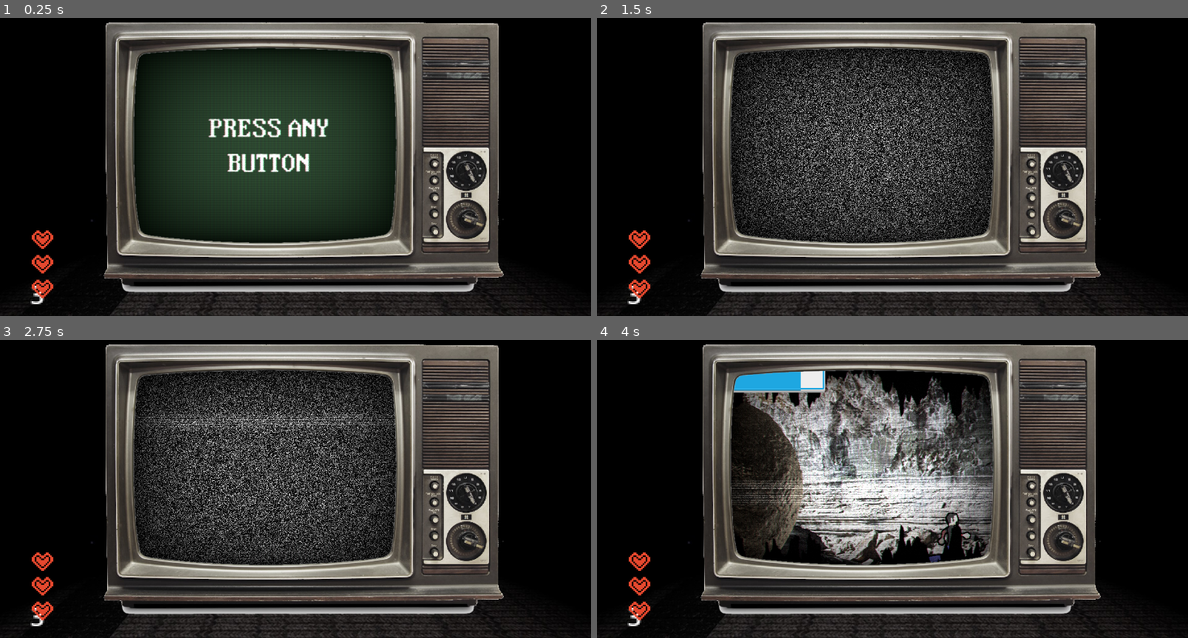
Above: before the commit, frames 1-4 (two rows, left to right).
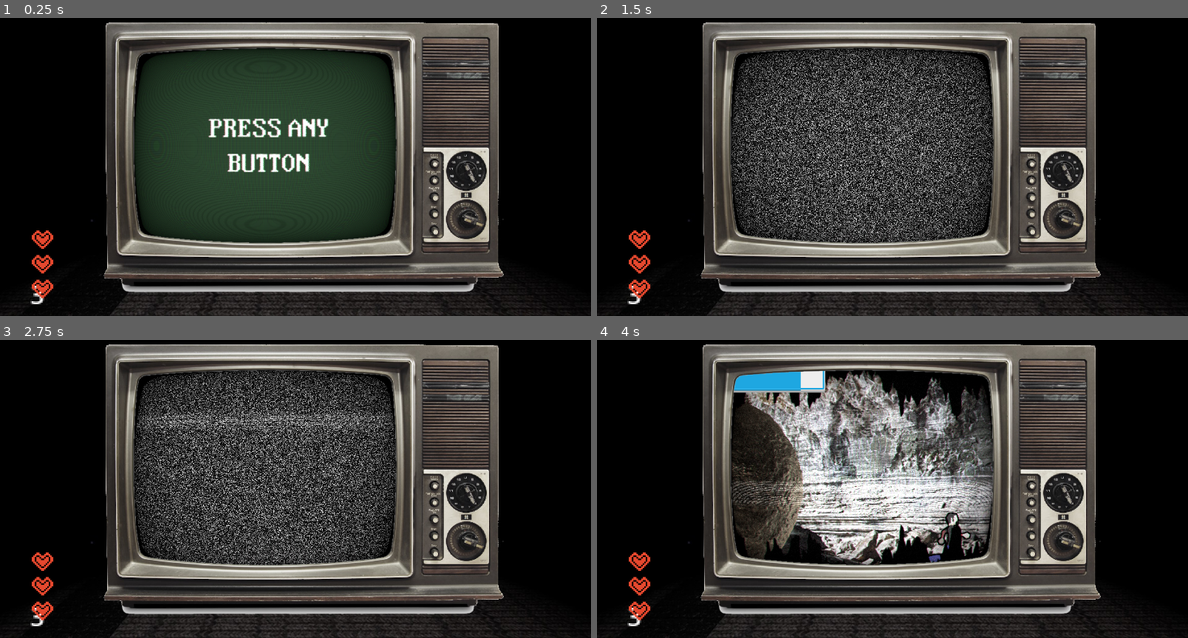
Above: after the commit, the same moments.

Repository: Dynamic-Weather-Systems/MoonWare
Game: Godot game, scene res://scenes/main_scene.tscn
The game is run twice, just before and just after one commit, with the same random seed, the same clock (stepped at 60 frames per second) and the same inputs.
Inputs (mouse positions are in pixels of both pictures, inside the frame that each line leads up to):
- Up to frame 1 (0.25 s): no input
- Up to frame 2 (1.5 s): tap Enter at 0.5 s; move the mouse to (1022, 134) at 0.52 s; press the mouse at (1022, 134) at 0.53 s; move the mouse to (774, 167) at 1.27 s; release the mouse at (774, 167) at 1.28 s; click (774, 167) at 1.35 s
- Up to frame 3 (2.75 s): click "> PLAY" at 2 s
- Up to frame 4 (4 s): move the mouse to (951, 399) at 2.77 s; press the mouse at (951, 399) at 2.78 s; move the mouse to (862, 539) at 3.52 s; release the mouse at (862, 539) at 3.53 s; click (862, 539) at 3.6 s

The runs differ from the first frame. In frame 1, 0.2% of the frame differs, in the area x 23-67%, y 11-75%; in frame 2, 18%; in frame 3, 18%, in the area x 22-68%, y 10-76%; in frame 4, 8.0%.

Commit message:
CRT Crackle Effects
- Added Screen Wobble Params into VHS Shader
- Crackle, CRT Startup sound effects

Diff:
--- a/moonware/Assets/Shaders/vhs_shader.gdshader
+++ b/moonware/Assets/Shaders/vhs_shader.gdshader
@@ -41,6 +41,14 @@
 uniform float vignette_intensity = 0.4; // Size of the vignette, how far towards the middle it should go.
 uniform float vignette_opacity : hint_range(0.0, 1.0) = 0.5;
 
+
+uniform bool wobble = true; // Toggle the wobble effect
+uniform float wobble_speed : hint_range(0.0, 20.0) = 6.0; // Speed of the wobble wave
+uniform float wobble_strength : hint_range(0.0, 1) = 0.03; // Intensity of the displacement
+uniform float wobble_frequency : hint_range(0.0, 30.0) = 10.0; // Number of sine cycles across the screen
+
+
+
 // Used by the noise functin to generate a pseudo random value between 0.0 and 1.0
 vec2 random(vec2 uv){
     uv = vec2( dot(uv, vec2(127.1,311.7) ),
@@ -91,6 +99,16 @@
 void fragment()
 {
 	vec2 uv = overlay ? warp(SCREEN_UV) : warp(UV); // Warp the uv. uv will be used in most cases instead of UV to keep the warping
+	if (wobble) {
+		float wobble_offset = sin(uv.y * wobble_frequency + TIME * wobble_speed) * wobble_strength * (uv.x-0.5);
+		if (uv.x < 0.5) {
+			uv.x += abs(wobble_offset);
+		} else {
+			uv.x -= abs(wobble_offset);
+		}
+
+	}
+
 	vec2 text_uv = uv;
 	vec2 roll_uv = vec2(0.0);
 	float time = roll ? TIME : 0.0;
--- a/moonware/scenes/main_menu_ui.tscn
+++ b/moonware/scenes/main_menu_ui.tscn
@@ -30,7 +30,6 @@
 
 [node name="MainMenuPage" type="Control" parent="."]
 unique_name_in_owner = true
-visible = false
 layout_mode = 1
 anchors_preset = 15
 anchor_right = 1.0
@@ -57,7 +56,11 @@
 layout_mode = 2
 size_flags_vertical = 1
 theme = SubResource("Theme_ujtui")
-theme_override_constants/outline_size = 10
+theme_override_colors/font_color = Color(1, 0.811765, 0, 1)
+theme_override_colors/font_shadow_color = Color(0.214291, 0.16191, 0.0134429, 1)
+theme_override_colors/font_outline_color = Color(0, 0, 0, 1)
+theme_override_constants/shadow_offset_x = 7
+theme_override_constants/shadow_offset_y = 3
 theme_override_font_sizes/font_size = 100
 text = "The IDIOT Box"
 horizontal_alignment = 1
@@ -92,6 +95,7 @@
 
 [node name="OptionsPage" type="Control" parent="."]
 unique_name_in_owner = true
+visible = false
 layout_mode = 1
 anchors_preset = 15
 anchor_right = 1.0
@@ -136,6 +140,7 @@
 
 [node name="GameOverPage" type="Control" parent="."]
 unique_name_in_owner = true
+visible = false
 layout_mode = 1
 anchors_preset = 15
 anchor_right = 1.0
--- a/moonware/scenes/main_scene.tscn
+++ b/moonware/scenes/main_scene.tscn
@@ -13,6 +13,8 @@
 [ext_resource type="PackedScene" uid="uid://gehatss5kps2" path="res://scenes/health_ui.tscn" id="11_kn0e1"]
 [ext_resource type="AudioStream" uid="uid://bvj05oxdwgkjy" path="res://Assets/SFX/tv-static-noise-291374.mp3" id="11_orsa2"]
 [ext_resource type="AudioStream" uid="uid://dxwmy3meiev8q" path="res://Assets/SFX/arcade-ride-vens-adams-main-version-27955-01-45.mp3" id="12_lgb03"]
+[ext_resource type="AudioStream" uid="uid://dt2k4yfl0horf" path="res://Assets/SFX/crt-computer-monitor-startup-100657.mp3" id="13_mqlxp"]
+[ext_resource type="AudioStream" uid="uid://bhi5q3ixjh2jh" path="res://Assets/SFX/vinyl-crackle-real-69409.mp3" id="14_d1oer"]
 
 [sub_resource type="ShaderMaterial" id="ShaderMaterial_os521"]
 shader = ExtResource("3_a3ver")
@@ -33,10 +35,14 @@
 shader_parameter/aberration = 0.00500005
 shader_parameter/brightness = 1.4
 shader_parameter/discolor = true
-shader_parameter/warp_amount = 0.0
+shader_parameter/warp_amount = 1.0
 shader_parameter/clip_warp = false
 shader_parameter/vignette_intensity = 0.4
-shader_parameter/vignette_opacity = 1.0
+shader_parameter/vignette_opacity = 0.5
+shader_parameter/wobble = false
+shader_parameter/wobble_speed = 20.0
+shader_parameter/wobble_strength = 0.207
+shader_parameter/wobble_frequency = 5.108
 
 [sub_resource type="Animation" id="Animation_sc2y5"]
 resource_name = "DEFAULT"
@@ -124,6 +130,10 @@
 anchors_preset = 15
 anchor_right = 1.0
 anchor_bottom = 1.0
+offset_left = -7.0
+offset_top = -4.0
+offset_right = -6.0
+offset_bottom = 8.0
 grow_horizontal = 2
 grow_vertical = 2
 mouse_filter = 2
@@ -213,6 +223,12 @@
 [node name="MainMenuTheme" type="AudioStreamPlayer" parent="AudioPlayers"]
 stream = ExtResource("12_lgb03")
 
+[node name="CRTTurnOnSound" type="AudioStreamPlayer" parent="AudioPlayers"]
+stream = ExtResource("13_mqlxp")
+
+[node name="CrackleSound" type="AudioStreamPlayer" parent="AudioPlayers"]
+stream = ExtResource("14_d1oer")
+
 [node name="HealthUI" parent="." instance=ExtResource("11_kn0e1")]
 offset_left = 59.0
 offset_top = 571.0
Not shown, added: moonware/Assets/SFX/crt-computer-monitor-startup-100657.mp3.import
Not shown, added: moonware/Assets/SFX/vinyl-crackle-real-69409.mp3.import
Not shown: 1 places in moonware/scenes/main_scene.tscn that only renumber resources
Not shown, added: moonware/Assets/SFX/crt-computer-monitor-startup-100657.mp3
Not shown, added: moonware/Assets/SFX/vinyl-crackle-real-69409.mp3
